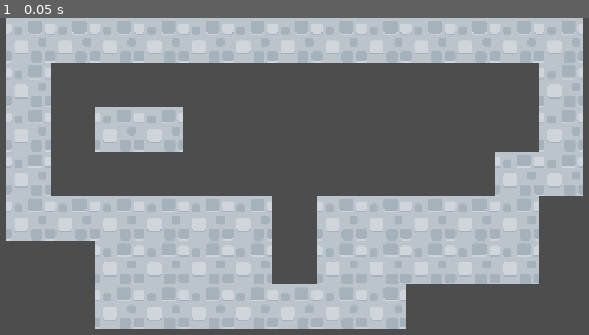
Above: before the commit, frame 1.
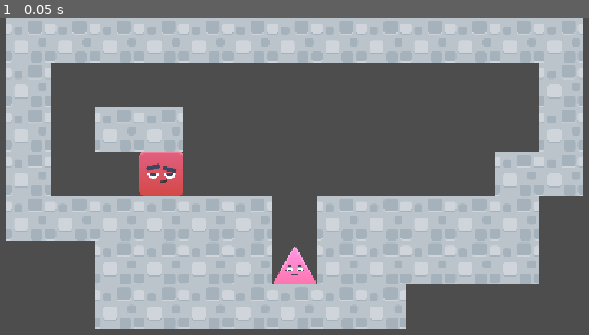
Above: after the commit, the same moment.

Repository: pklito/juniper-jam
Game: Godot game, scene res://scenes/level1.tscn
Two runs of this game, one before a commit and one after it. Both use one fixed random seed, a clock stepped at 60 frames per second and the inputs below.
Inputs:
- Up to frame 1 (0.05 s): no input

The runs differ from the first frame. In frame 1, 1.4% of the frame differs, in the area x 23-54%, y 42-84%.

Commit message:
Add triangle lady

Diff:
--- a/scenes/level1.tscn
+++ b/scenes/level1.tscn
@@ -2,10 +2,15 @@
 
 [ext_resource type="TileSet" uid="uid://bxraeyfwyfb56" path="res://scenes/world.tres" id="1_g2h75"]
 [ext_resource type="Script" uid="uid://dofe8bevlqgme" path="res://scripts/game.gd" id="1_wwpf4"]
+[ext_resource type="Texture2D" uid="uid://b4sb6vvj7kuog" path="res://assets/red_body_square.png" id="3_dwgg1"]
+[ext_resource type="Texture2D" uid="uid://c1t00sitjliu1" path="res://assets/face_h.png" id="4_ru4tf"]
+[ext_resource type="PackedScene" uid="uid://cgegfebooxtpk" path="res://scenes/triangle.tscn" id="5_ru4tf"]
 
-[node name="Node2D" type="Node2D" unique_id=1088653909 node_paths=PackedStringArray("tiles")]
+[node name="Node2D" type="Node2D" unique_id=1088653909 node_paths=PackedStringArray("tiles", "player_sq", "player_tri")]
 script = ExtResource("1_wwpf4")
 tiles = NodePath("TileMapLayer")
+player_sq = NodePath("player")
+player_tri = NodePath("player2")
 
 [node name="TileMapLayer" type="TileMapLayer" parent="." unique_id=805806671]
 scale = Vector2(0.5, 0.5)
@@ -17,3 +22,13 @@
 anchors_preset = 0
 offset_right = 40.0
 offset_bottom = 40.0
+
+[node name="player" type="Sprite2D" parent="." unique_id=285054587]
+scale = Vector2(0.4, 0.4)
+texture = ExtResource("3_dwgg1")
+
+[node name="face" type="Sprite2D" parent="player" unique_id=1063157309]
+texture = ExtResource("4_ru4tf")
+
+[node name="player2" parent="." unique_id=2130344546 instance=ExtResource("5_ru4tf")]
+position = Vector2(224, 225)
--- /dev/null
+++ b/scenes/triangle.tscn
@@ -0,0 +1,16 @@
+[gd_scene format=3 uid="uid://cgegfebooxtpk"]
+
+[ext_resource type="Texture2D" uid="uid://cgfmp0mbm6ndg" path="res://assets/triangle_body.png" id="1_h7xi0"]
+[ext_resource type="Script" uid="uid://bngll6a7v7v64" path="res://scripts/triangle.gd" id="1_u1wel"]
+[ext_resource type="Texture2D" uid="uid://dxxxuowllmv4q" path="res://assets/face_c.png" id="2_u1wel"]
+
+[node name="Node2D" type="Node2D" unique_id=349082606]
+script = ExtResource("1_u1wel")
+
+[node name="player2" type="Sprite2D" parent="." unique_id=2130344546]
+position = Vector2(0, 12)
+scale = Vector2(0.24499996, 0.25166667)
+texture = ExtResource("1_h7xi0")
+
+[node name="face" type="Sprite2D" parent="player2" unique_id=92277607]
+texture = ExtResource("2_u1wel")
--- a/scripts/game.gd
+++ b/scripts/game.gd
@@ -2,6 +2,9 @@
 
 @export_group("Connections")
 @export var tiles: TileMapLayer
+@export var player_sq: Node2D
+@export var player_tri: Node2D
+
 
 @export_group("Tile configs")
 @export var tile_size: int = 128
@@ -9,7 +12,7 @@
 @export var canvas_height: int = 648
 @export var target_tiles_wide: int = 18
 
-
+# (0,11), (12, 15)
 enum TileType{
 	NONE,
 	GROUND
@@ -61,13 +64,8 @@
 	_tc = TileSetConfig.new(tile_size, Vector2i(canvas_width, canvas_height), target_tiles_wide)
 	tiles.scale = _tc.pixel_scale * Vector2(1,1)
 
-	for x in range(_tc.width):
-		for y in range(_tc.height):
-			var tile_type:TileType = _tc.get_tile_type(tiles, Vector2i(x,y))
-			if tile_type != TileType.NONE:
-				tiles.set_cell(Vector2i(x,y), 0, Vector2i(12,15))
-				pass
-
+	player_sq.position = _tc.pos_to_pixel(Vector2i(5,3))
+	player_tri.position = _tc.pos_to_pixel(Vector2i(8,5))
 
 
 # Called every frame. 'delta' is the elapsed time since the previous frame.
--- /dev/null
+++ b/scripts/triangle.gd
@@ -0,0 +1,11 @@
+extends Node2D
+
+
+# Called when the node enters the scene tree for the first time.
+func _ready() -> void:
+	pass # Replace with function body.
+
+
+# Called every frame. 'delta' is the elapsed time since the previous frame.
+func _process(delta: float) -> void:
+	pass
Binary file removed: assets/pink_body_circle.png
Binary file removed: assets/pink_body_rhombus.png
Not shown, removed: assets/pink_body_rhombus.png.import
Binary file added: assets/triangle_body.png
Not shown, changed: assets/triangle_body.png.import
Not shown, added: scripts/triangle.gd.uid
